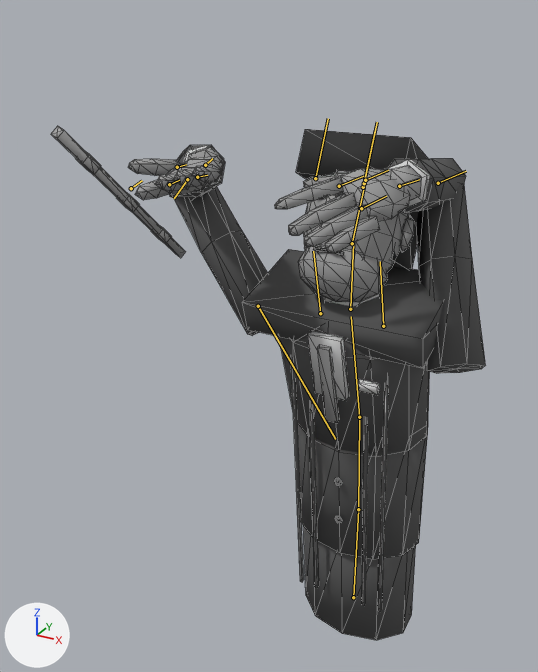
The glTF model art/models/characters/bosses/straight_man/straight_man_mobile.glb, before and after one commit.
Camera for both pictures: a camera (50 mm lens) standing at (0.385, -1.029, 0.812) and looking at (-0.107, -0.135, 0.365). Every picture has the same lights, and +X, +Y and +Z are marked at lower left. The first picture is the older version. Both versions are drawn at frame 68 of the action 'idle'; the numbers are the values there. The bones that change, and the others that lie on the model, are drawn over the model as lines. Mesh edges are drawn as thin lines.

Names of what the first picture shows: 'StraightMan_Body', 'StraightMan_Hair', 'StraightMan_Head', 'StraightMan_Rod'.
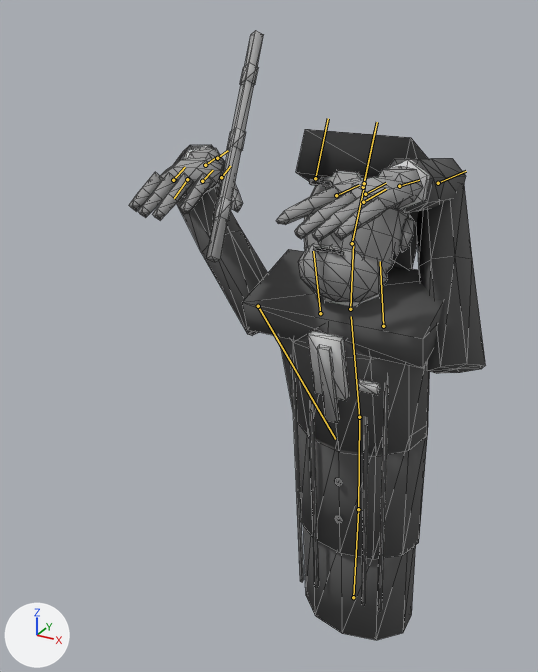
Changed parts and their boxes (x1, y1, x2, y2) in the pictures (538 x 672 px):
'StraightMan_Body', posed
    before: (128, 145, 485, 640)
    after: (129, 145, 485, 640)
'StraightMan_Rod', posed (57% narrower, 75% taller)
    before: (51, 126, 186, 258)
    after: (206, 30, 264, 262)
bone 'hand_L', root to tip
    before: (399, 186) to (419, 179)
    after: (399, 186) to (419, 180)
bone 'hand_R', root to tip
    before: (205, 165) to (212, 158)
    after: (205, 165) to (215, 158)
bone 'chip', root to tip
    before: (131, 188) to (142, 180)
    after: (217, 158) to (228, 150)

The change, as a list of edits to the scene's bpy script:
```text
Change bone_hand_l:
    where bone_hand_l = bpy.data.objects['Smiles'].pose.bones['hand_L']  # child of 'forearm_L'
    bone_hand_l.rotation_quaternion: (0.98, -0.114, -0.008, -0.164) -> (0.945, -0.153, -0.263, -0.116)  # degrees (-13, -3, -19) -> degrees (-16, -32, -9)
Change bone_hand_r:
    where bone_hand_r = bpy.data.objects['Smiles'].pose.bones['hand_R']  # child of 'forearm_R'
    bone_hand_r.rotation_quaternion: (0.962, -0.24, -0.006, -0.132) -> (0.124, -0.162, -0.942, 0.265)  # degrees (-27, -4, -15) -> degrees (33, -171, -22)
Change bone_chip:
    where bone_chip = bpy.data.objects['Smiles'].pose.bones['chip']  # child of 'hand_R'
    bone_chip.location: (0.025, 0.0, 0.0) -> (-0.025, 0.0, 0.0)
```
